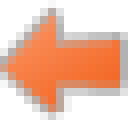
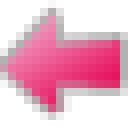
Layers edited between the first and the second 128x128 image:
added layer "in3" above "in2" over left=0, top=8, right=120, bottom=112
hid "in" over left=0, top=8, right=120, bottom=112
